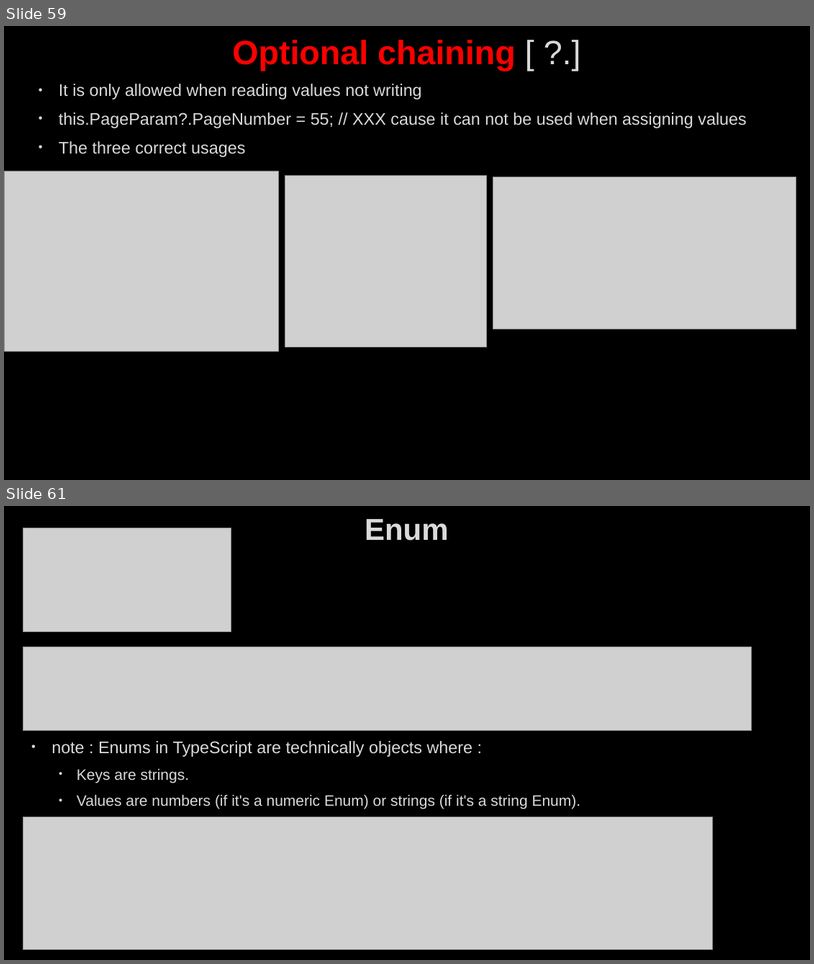
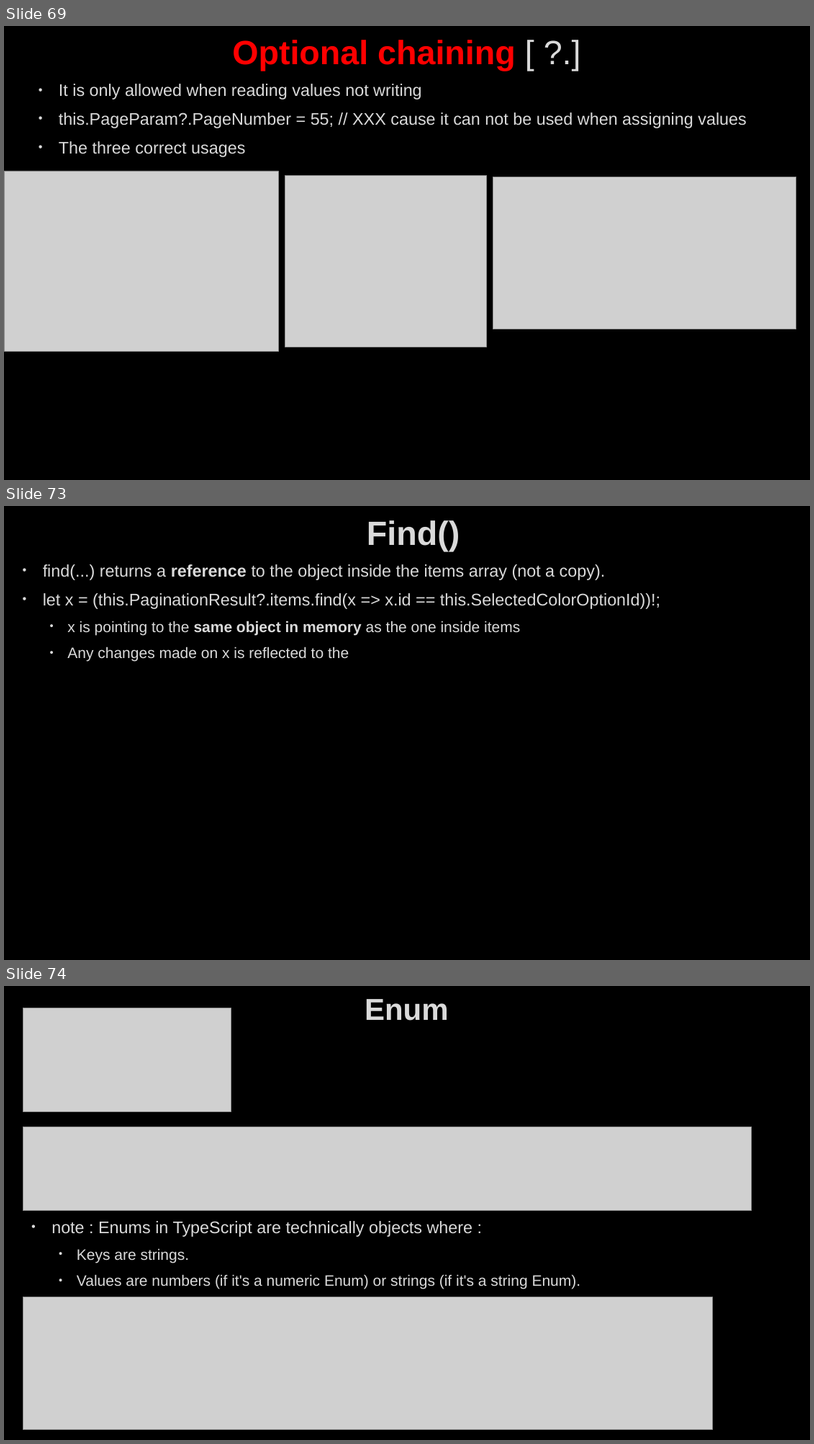
Before and after one commit to AhmedMohamedSamir1/Summary, a slide deck: Angular & type script/Angular.pptx. Shown one above the other, each under a label of ours: slides 59 and 61 before the commit, slides 69, 73 and 74 after it; the slides between them are not shown. The pictures are 814x964 and 814x1444 pixels, drawn with LibreOffice and Linux fonts; fonts in the diff are those of the drawing; grey boxes stand for pictures; background and template pictures are left out. Boxes give left, top, right and bottom in pixels: in the first picture for what was removed or moved away, otherwise in the second. Text is boxed around its words. In the diff, an @@ line names an element or a change of style, - is before the commit and + after.

```diff
--- a/Angular & type script/Angular.pptx
+++ b/Angular & type script/Angular.pptx
@@ slide 73 added at (4, 506, 810, 960), background picture (left out) @@
@@ title added at (367, 520, 460, 551), 40 pt, text #DADADA, bold @@
+Find()
@@ text added at (43, 564, 661, 662), 20 pt, text #DADADA @@
+• find(...) returns a reference to the object inside the items array (not a copy).
+• let x = (this.PaginationResult?.items.find(x => x.id == this.SelectedColorOptionId))!;
+  • x is pointing to the same object in memory as the one inside items
+  • Any changes made on x is reflected to the
@@ what was slide 59 is now slide 69 @@
@@ what was slide 61 is now slide 74 @@
```
Also in this commit, not shown: 9 slides changed, 20 other slides added, 8 slides removed, 11 other files.
